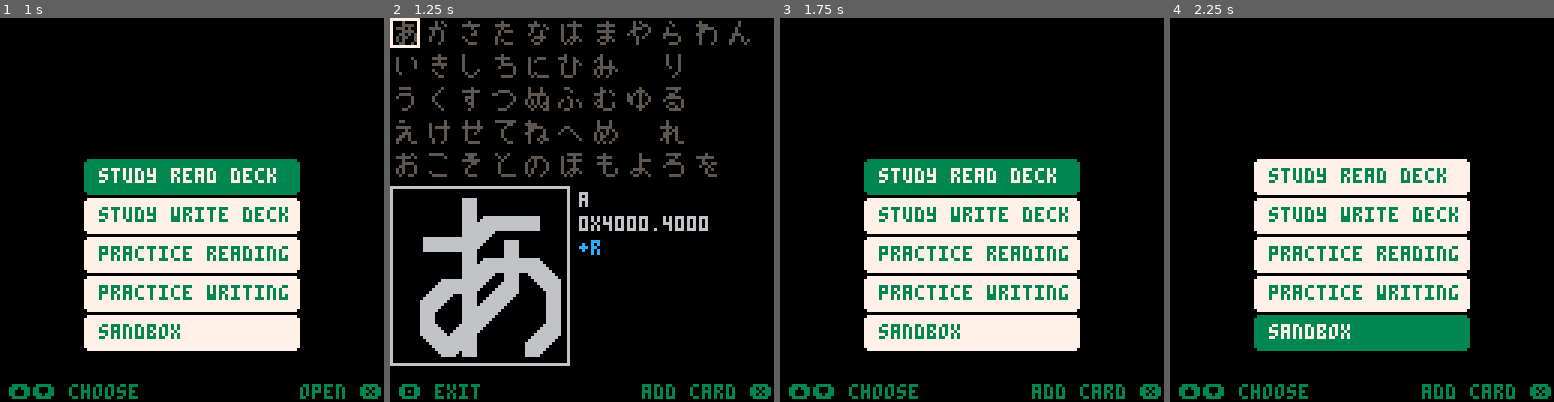
Above: before the commit, frames 1-4 (left to right).
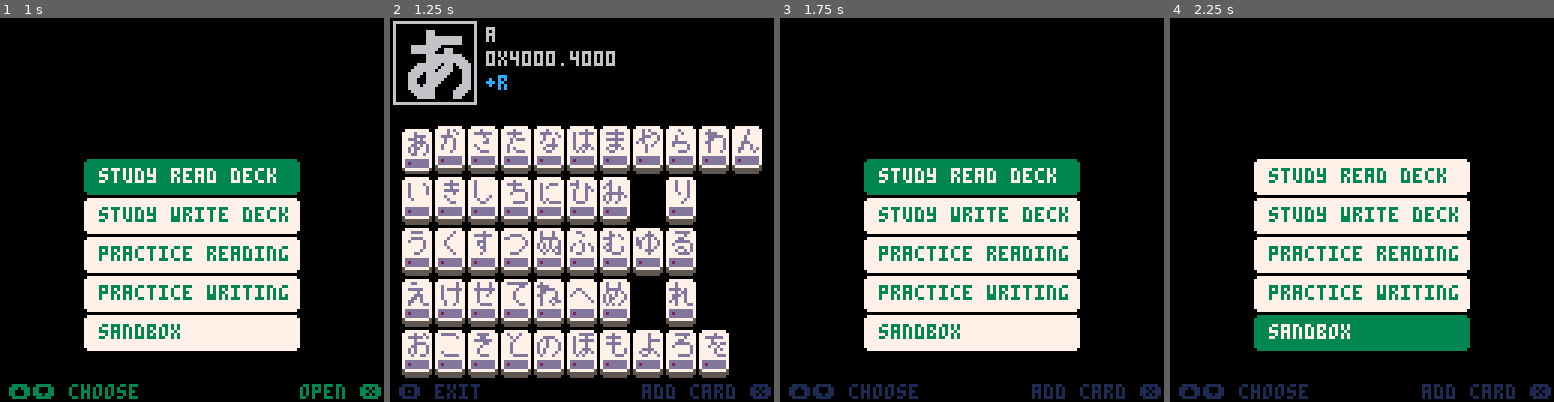
Above: after the commit, the same moments.

Repository: SestrenExsis/KanaPractice
Game: PICO-8 cartridge hiragana.p8
The game is run twice, just before and just after one commit, with the same random seed, the same clock (stepped at 60 frames per second) and the same inputs.
Inputs (mouse positions are in pixels of both pictures, inside the frame that each line leads up to):
- Up to frame 1 (1 s): tap X (X key) at 0.33 s; click (280, 121) at 0.67 s; tap O (Z key) at 0.7 s
- Up to frame 2 (1.25 s): tap X (X key) at 1.07 s; click (436, 267) at 1.22 s
- Up to frame 3 (1.75 s): hold Right from 1.6 s (still down); tap O (Z key) at 1.7 s
- Up to frame 4 (2.25 s): click (1277, 114) at 1.77 s; tap X (X key) at 1.85 s; release Right at 2.1 s; tap O (Z key) at 2.1 s; hold Up from 2.15 s (still down)

Frame 1 is identical in both runs. In frame 2, 54% of the frame differs, in the area x 0-100%, y 0-100%; in frame 3, 1.3%; in frame 4, 1.3%.

Commit message:
Improve look of study cards

Diff:
--- a/hiragana.p8
+++ b/hiragana.p8
@@ -694,34 +694,56 @@
 	m, -- mode    : str
 	a  -- active  : bool
 	)
-	local bc=0
-	local fc=5
+	-- draw shadow
+	rectfill(x+1,y,x+8,y+13,5)
+	rectfill(x,y+1,x+9,y+12,5)
+	if k=="" then
+		return
+	end
+	-- calc progress bar
 	local wt=0
+	local c_bar=2
+	local w_bar=1
 	if m=="r" then
 		wt=sum(k.reads)
-		if (#k.reads>0) fc=8
+		if (#k.reads>0) c_bar=14
 	elseif m=="w" then
 		wt=sum(k.writes)
-		if (#k.writes>0) fc=8
-	end
-	if (wt>= 1) fc=9
-	if (wt>= 3) fc=10
-	if (wt>= 6) fc=11
-	if (wt>=10) fc=3
+		if (#k.writes>0) c_bar=14
+	end
+	if (wt>= 1) c_bar=9
+	if (wt>= 3) c_bar=10
+	if (wt>= 6) c_bar=11
+	if (wt>=10) c_bar=12
+	if c_bar==14 then
+		w_bar=2
+	elseif c_bar>8 then
+		w_bar=c_bar-6
+	end
+	-- calc card appearance
+	local c_crd=7
+	local c_stk=13
 	if (m=="r" and k.read) or (m=="w" and k.write) then
-		bc=fc
-		fc=7
-		rectfill(x,y,x+7,y+7,bc)
-	end
-	drawkana(k,x,y,1,fc)
+		c_crd=13
+		c_stk=1
+	end
+	if (not a) y-=2
 	if a then
-		rect(x-1,y-1,x+8,y+8,7)
-	end
+		y-=0.5*sin(t()/1.5)
+	end
+	-- draw card
+	rectfill(x+1,y,x+8,y+13,c_crd)
+	rectfill(x,y+1,x+9,y+12,c_crd)
+	-- draw kana and progress bar
+	drawkana(k,x+1,y+1,1,c_stk)
+	rectfill(x+1,y+10,x+8,y+12)
+	line(x+2,y+11,x+1+w_bar,y+11,c_bar)
 end
 
 -- study read deck screen
 
 function initreaddeck()
+	pal()
 	initfn=initreaddeck
 	updatefn=updatereaddeck
 	drawfn=drawreaddeck
@@ -784,24 +806,22 @@
 	cls()
 	local cx=_cursor.x
 	local cy=_cursor.y
-	local s=1
+	local x=4+11*cx
+	local y=38+17*cy
+	drawcard("",x,y,"",true)
 	_sk=nil
 	for n,k in pairs(_kanatbl) do
-		local x=1+(1.4*s*8)*k.col
-		local y=1+(1.4*s*8)*k.row
+		x=4+11*k.col
+		y=38+17*k.row
 		local act=k.col==cx and k.row==cy
 		drawcard(k,x,y,"r",act)
 		if (act) _sk=k
 	end
-	if _sk==nil then
-		x=1+(1.4*s*8)*cx
-		y=1+(1.4*s*8)*cy
-		rectfill(x,y,x+7,y+7,1)
-	else
-		local scl=7
-		local lft=0
+	if _sk!=nil then
+		local scl=3
+		local lft=1
 		local rgt=lft+scl*8+3
-		local top=56
+		local top=1
 		local btm=top+scl*8+3
 		rect(lft,top,rgt,btm,6)
 		drawkana(_sk,lft+2,top+2,scl,_c_cut)
@@ -827,6 +847,7 @@
 -- study write deck screen
 
 function initwritedeck()
+	pal()
 	initfn=initwritedeck
 	updatefn=updatewritedeck
 	drawfn=drawwritedeck
@@ -889,24 +910,22 @@
 	cls()
 	local cx=_cursor.x
 	local cy=_cursor.y
-	local s=1
+	local x=4+11*cx
+	local y=38+17*cy
+	drawcard("",x,y,"",true)
 	_sk=nil
 	for n,k in pairs(_kanatbl) do
-		local x=1+(1.4*s*8)*k.col
-		local y=1+(1.4*s*8)*k.row
+		x=4+11*k.col
+		y=38+17*k.row
 		local act=k.col==cx and k.row==cy
 		drawcard(k,x,y,"w",act)
 		if (act) _sk=k
 	end
-	if _sk==nil then
-		x=(1.4*s*8)*cx
-		y=(1.4*s*8)*cy
-		rectfill(x,y,x+7,y+7,1)
-	else
-		local scl=7
-		local lft=0
+	if _sk!=nil then
+		local scl=3
+		local lft=1
 		local rgt=lft+scl*8+3
-		local top=56
+		local top=1
 		local btm=top+scl*8+3
 		rect(lft,top,rgt,btm,6)
 		drawkana(_sk,lft+2,top+2,scl,_c_cut)
@@ -921,7 +940,7 @@
 		local mt=demem(m)
 		local act="-"
 		if (mt.w) act="+"
-		print(act.."r",lft,top+16,12)
+		print(act.."w",lft,top+16,12)
 		for i=1,#mt.wh do
 			print(mt.wh[i],lft+4+4*i,top+16,6)
 		end
